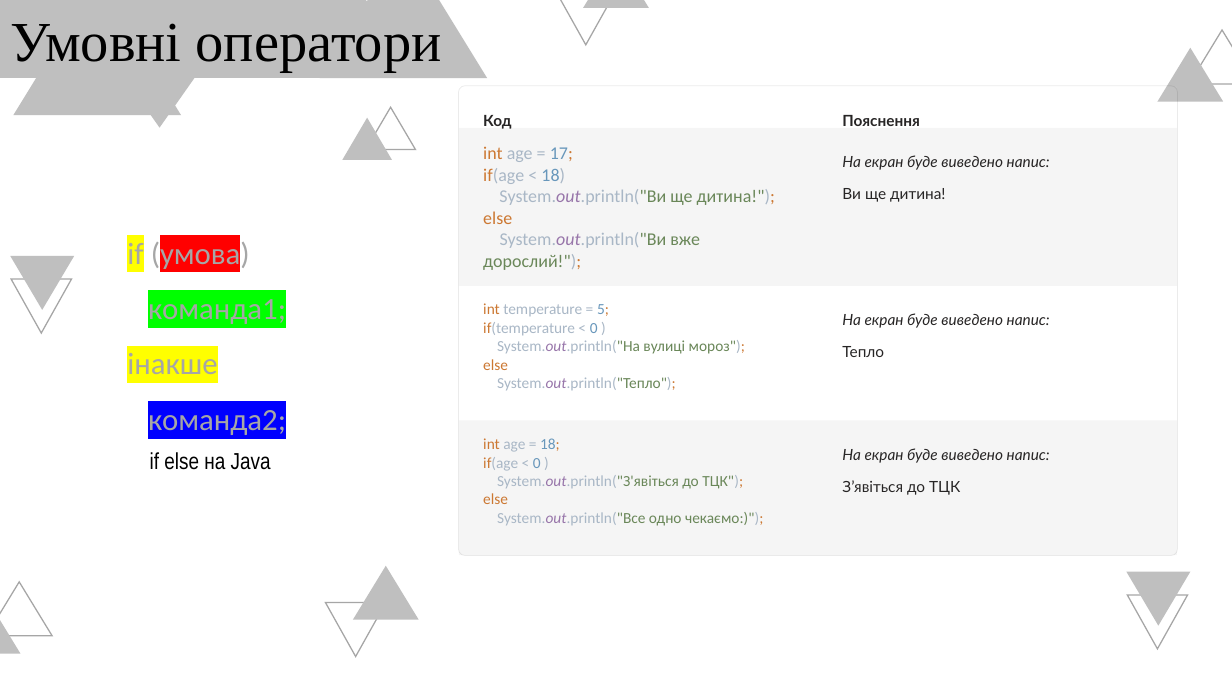
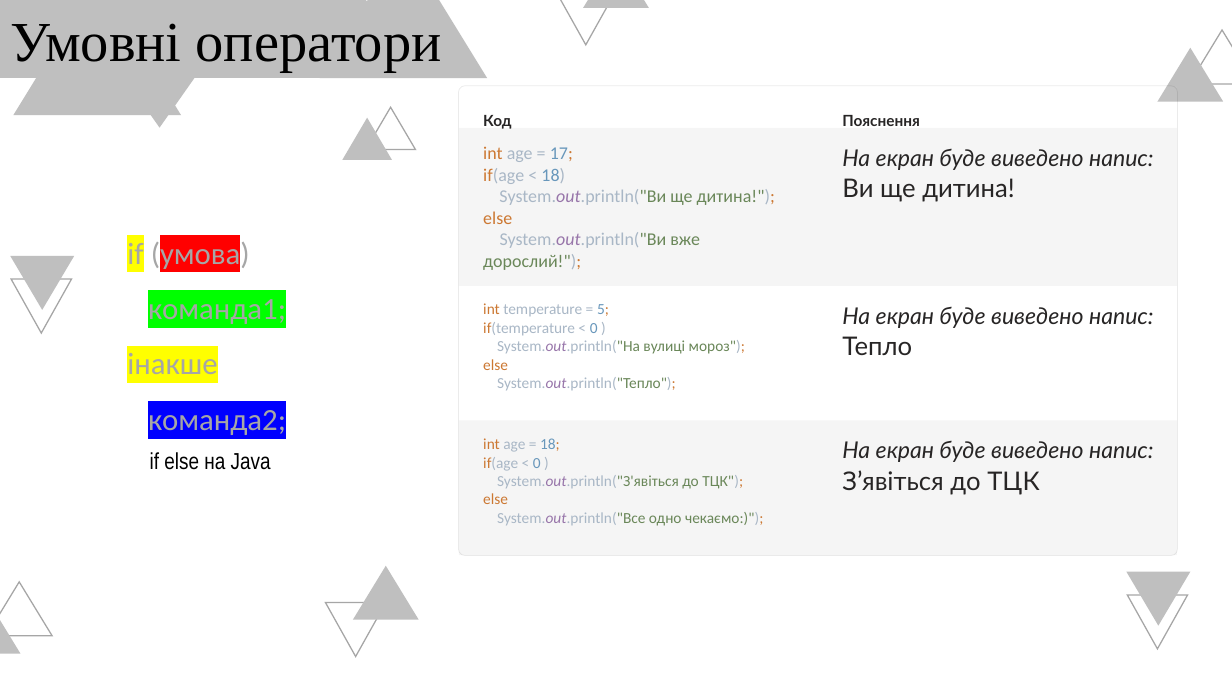
Before and after one commit to arg3ntuum/JavaCourse, a slide deck: slide 4 of Java Урок 3 ifelse switch.pptx. Drawn at 1232x693 pixels with LibreOffice and Linux fonts; fonts in the diff are those of the drawing. Boxes give left, top, right and bottom in pixels: in the first picture for what was removed or moved away, otherwise in the second. Text is boxed around its words. In the diff, an @@ line names an element or a change of style, - is before the commit and + after.

```diff
--- a/Java Урок 3 ifelse switch.pptx
+++ b/Java Урок 3 ifelse switch.pptx
@@ size 12 to 18 pt in 3 elements at box(842, 149, 1154, 170), box(842, 307, 1154, 328), box(842, 441, 1154, 462) @@
@@ size 12 to 20 pt in 3 elements at box(842, 178, 1015, 202), box(842, 336, 912, 355), box(842, 470, 1039, 495) @@
```
Also in this commit, not shown: 1 other slide changed, 1 slide removed, 10 other files.
